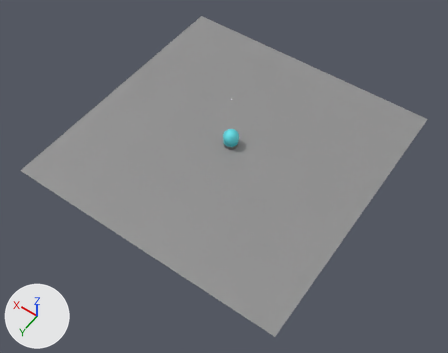
Renders of the Blender file scenes/snow-globe2.blend from each side of a commit.
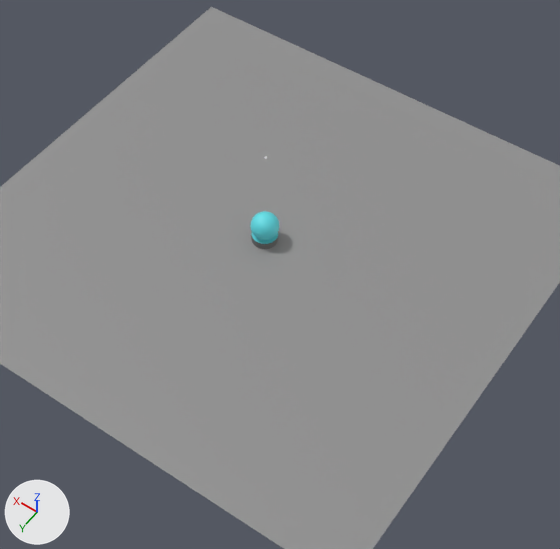
Old and new are each drawn whole from a 50 mm lens placed at (-159.0, 230.0, 319.0), pointed at (-12.0, 25.0, -3.0) and again close up on the part from 19% to 88% of the width and 3% to 89% of the height. The lights are fixed; the arrows at lower left show +X, +Y and +Z.

The scene before the commit, as lines of its bpy script (objects in view):
```python
me_globe = bpy.data.meshes.new('Globe')
me_globe.from_pydata(...)  # 417 vertices, 416 faces; spans x -5.43..5.43, y -5.43..5.43, z -0.09..9.85
me_globe.materials.append(mat_material_002)  # cyan #5fdee7
me_plane = bpy.data.meshes.new('Plane')
me_plane.from_pydata([(-1.0, -1.0, 0.0), (1.0, -1.0, 0.0), (-1.0, 1.0, 0.0), (1.0, 1.0, 0.0)], [], [(0, 1, 3, 2)])
me_plane.materials.append(mat_material_004)  # grey #909090
ob_globe = bpy.data.objects.new('Globe', me_globe)
ob_globe.parent = ob_base
ob_globe.location = (0.0, 0.0, 0.0)
ob_plane = bpy.data.objects.new('Plane', me_plane)
ob_plane.location = (0.0, 0.0, -3.0)
ob_plane.scale = (100.0, 100.0, 1.0)
```
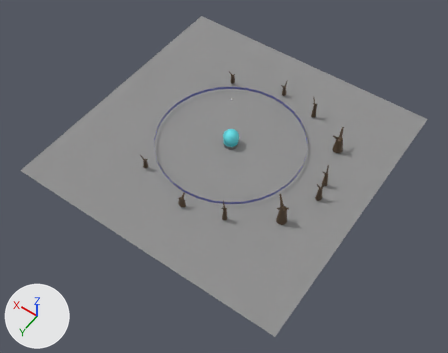
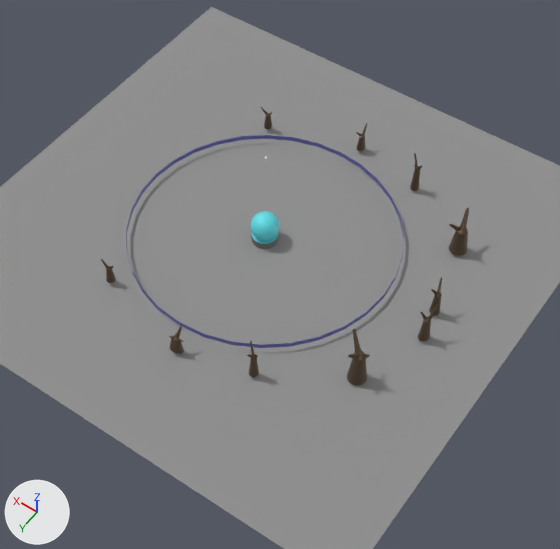
Boxes (x1, y1, x2, y2) around the edits, measured in the close-ups (560 x 549 px):
'Field', added (blue): after (126, 135, 404, 348)
'Tree.003', added (brown): after (347, 329, 370, 385)
'Tree.008', added (brown): after (449, 208, 469, 256)
'Tree.010', added: after (418, 305, 439, 341)
'Tree.002', added: after (169, 326, 184, 354)
'Tree.009', added: after (429, 278, 442, 316)
'Tree.007', added: after (247, 341, 259, 377)
'Tree.004', added: after (410, 153, 422, 191)
'Tree.001', added: after (101, 259, 116, 283)
'Tree.005', added: after (356, 123, 368, 151)
'Tree.006', added: after (261, 107, 272, 129)

What changed in the scene script:
```text
Add ob_tree_010:
    ob_tree_010 = bpy.data.objects.new('Tree.010', me_cylinder_009)  # 128 vertices, 88 faces; spans x -1.71..3.54, y -1.71..2.42, z -1.0..8.43; in mat_material_014 (brown #503e28)
    ob_tree_010.location = (-72.3, 5.6, 0.0)
    ob_tree_010.rotation_euler = (0.0, 0.0, -1.823)  # degrees (0, 0, -104)
    ob_tree_010.scale = (1.38, 1.12, 1.55)
Add ob_tree_009:
    ob_tree_009 = bpy.data.objects.new('Tree.009', me_cylinder_008)  # 128 vertices, 88 faces; spans x -1.71..3.54, y -1.71..2.42, z -1.0..8.43; in mat_material_013 (brown #503e28)
    ob_tree_009.location = (-69.8, -6.3, 0.0)
    ob_tree_009.rotation_euler = (0.0, 0.0, -1.226)  # degrees (0, 0, -70)
    ob_tree_009.scale = (1.17, 1.11, 1.55)
Add ob_tree_008:
    ob_tree_008 = bpy.data.objects.new('Tree.008', me_cylinder_007)  # 128 vertices, 88 faces; spans x -1.71..3.54, y -1.71..2.42, z -1.0..8.43; in mat_material_012 (brown #503e28)
    ob_tree_008.location = (-62.2, -37.1, 0.0)
    ob_tree_008.rotation_euler = (0.0, 0.0, -1.284)  # degrees (0, 0, -74)
    ob_tree_008.scale = (2.02, 2.02, 1.65)
Add ob_tree_007:
    ob_tree_007 = bpy.data.objects.new('Tree.007', me_cylinder_006)  # 128 vertices, 88 faces; spans x -1.71..3.54, y -1.71..2.42, z -1.0..8.43; in mat_material_011 (brown #503e28)
    ob_tree_007.location = (-32.7, 53.0, 0.0)
    ob_tree_007.rotation_euler = (0.0, 0.0, -0.673)  # degrees (0, 0, -39)
    ob_tree_007.scale = (1.0, 1.0, 1.55)
Add ob_tree_006:
    ob_tree_006 = bpy.data.objects.new('Tree.006', me_cylinder_005)  # 128 vertices, 88 faces; spans x -1.71..3.54, y -1.71..2.42, z -1.0..8.43; in mat_material_010 (brown #503e28)
    ob_tree_006.location = (32.9, -49.1, 0.0)
    ob_tree_006.rotation_euler = (0.0, 0.0, 0.131)  # degrees (0, 0, 7.5)
Add ob_tree_005:
    ob_tree_005 = bpy.data.objects.new('Tree.005', me_cylinder_004)  # 128 vertices, 88 faces; spans x -1.71..3.54, y -1.71..2.42, z -1.0..8.43; in mat_material_009 (brown #503e28)
    ob_tree_005.location = (-4.5, -60.9, 0.0)
    ob_tree_005.rotation_euler = (0.0, 0.0, -1.377)  # degrees (0, 0, -79)
    ob_tree_005.scale = (1.33, 1.01, 1.0)
Add ob_tree_004:
    ob_tree_004 = bpy.data.objects.new('Tree.004', me_cylinder_003)  # 128 vertices, 88 faces; spans x -1.71..3.54, y -1.71..2.42, z -1.0..8.43; in mat_material_008 (brown #503e28)
    ob_tree_004.location = (-33.0, -54.8, 0.0)
    ob_tree_004.rotation_euler = (0.0, 0.0, -0.542)  # degrees (0, 0, -31)
    ob_tree_004.scale = (1.0, 1.0, 1.69)
Add ob_tree_003:
    ob_tree_003 = bpy.data.objects.new('Tree.003', me_cylinder_002)  # 128 vertices, 88 faces; spans x -1.71..3.54, y -1.71..2.42, z -1.0..8.43; in mat_material_007 (brown #503e28)
    ob_tree_003.location = (-62.2, 33.5, 0.0)
    ob_tree_003.rotation_euler = (0.0, 0.0, -0.673)  # degrees (0, 0, -39)
    ob_tree_003.scale = (2.02, 2.02, 2.02)
Add ob_tree_002:
    ob_tree_002 = bpy.data.objects.new('Tree.002', me_cylinder_001)  # 128 vertices, 88 faces; spans x -1.71..3.54, y -1.71..2.42, z -1.0..8.43; in mat_material_006 (brown #503e28)
    ob_tree_002.location = (-5.2, 60.6, 0.0)
    ob_tree_002.rotation_euler = (0.0, 0.0, -1.508)  # degrees (0, 0, -86)
    ob_tree_002.scale = (1.0, -1.61, 1.0)
Add ob_tree_001:
    ob_tree_001 = bpy.data.objects.new('Tree.001', me_cylinder)  # 128 vertices, 88 faces; spans x -1.71..3.54, y -1.71..2.42, z -1.0..8.43; in mat_material_001 (brown #503e28)
    ob_tree_001.location = (33.4, 50.0, 0.0)
Add ob_field:
    ob_field = bpy.data.objects.new('Field', me_field)  # 64 vertices, 32 faces; spans x -1.0..1.0, y -1.0..1.0, z -1.0..1.0; in mat_material_005 (blue #6567b3)
    ob_field.location = (0.0, 0.0, 0.0)
    ob_field.scale = (52.0, 52.0, 1.0)
```
